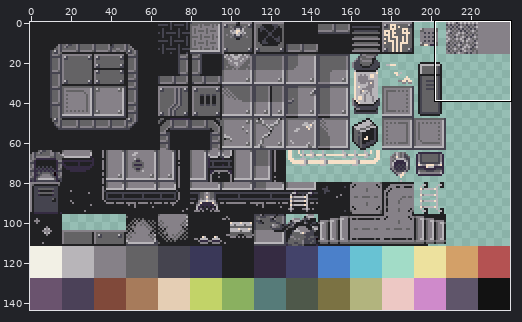
Two states of a sprite sheet, res/tiled/CosmicLilac_Tiles_greyscale.png. The picture above shows the old version from afar; the outline marks the close-up.
Close-up. Earlier state:
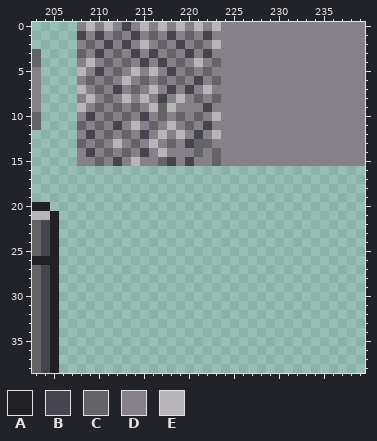
The file is 240x144 pixels. Colours within 5 levels of each other are drawn and written as one. Shown: x 203..239, y 0..38.
Palette (. is transparent): A #212123  B #45444f  C #646365  D #868188  E #b8b5b9
Pixels before, first column x 203:
 0 .....DEDEDBDEDEDEDEDEDDDDDDDDDDDDDDDD
 1 .....BDBDCDBDCDBDCDBDDDDDDDDDDDDDDDDD
 2 .....DCDBDBDEDCDBDCDEDDDDDDDDDDDDDDDD
 3 C....CDBDCDBDBDCDBDBDDDDDDDDDDDDDDDDD
 4 C....DEDCDCDBDBDCDEDCDDDDDDDDDDDDDDDD
 5 D....EDBDCDEDEDBDCDCDDDDDDDDDDDDDDDDD
 6 D....DCDCDEDCDCDCDBDCDDDDDDDDDDDDDDDD
 7 D....EDCDBDCDEDBDBDEDDDDDDDDDDDDDDDDD
 8 D....DEDCDEDEDBDEDCDCDDDDDDDDDDDDDDDD
 9 D....EDCDCDCDECEDDDBDDDDDDDDDDDDDDDDD
10 C....DBDCDCDBDCDCDCDEDDDDDDDDDDDDDDDD
11 C....CDCDBDEDCDEDCDBDDDDDDDDDDDDDDDDD
12 .....DBDCDCDBDEDEDBDEDDDDDDDDDDDDDDDD
13 .....CDCDEDCDEDCDBCCDDDDDDDDDDDDDDDDD
14 .....DBDCDCDBDEDDDCDCDDDDDDDDDDDDDDDD
15 .....DDCDBDEDDCBDBDDCDDDDDDDDDDDDDDDD
16 .....................................
17 .....................................
18 .....................................
19 .....................................
20 AA...................................
21 EEA..................................
22 CBA..................................
23 CBA..................................
24 CBA..................................
25 CBA..................................
26 AAA..................................
27 CBA..................................
28 CBA..................................
29 CBA..................................
30 CBA..................................
31 CBA..................................
32 CBA..................................
33 CBA..................................
34 CBA..................................
35 CBA..................................
36 CBA..................................
37 CBA..................................
38 CBA..................................
The same view after the edit:
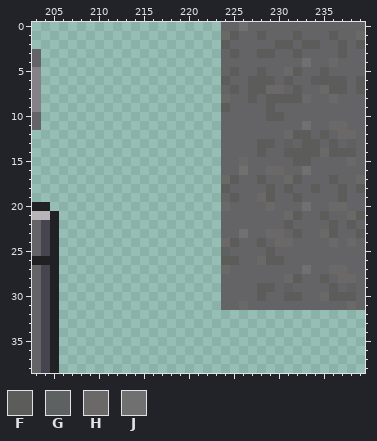
Colours new in this view: F #5c5c5b  G #5e6161  H #6a6968  J #6f706f
Changes in this commit:
Changed rows in their new state; - is an unchanged pixel.
first column x 208:
 0 ................CCJCCCCCCCCCCCCC
 1 ................HFCCFCCCFCCCFCCH
 2 ................FCCCCCFFCFFCCFCF
 3 ................CFCCFFCCFCCCCFCC
 4 ................CCCCCCCCCJCCHCCC
 5 ................CFCCFCCHFCCFCCCC
 6 ................FCCFFFCFCCFFFFCF
 7 ................CFCFFHHCFCCHFFCF
 8 ................HCCFCFFFFHCCHCCC
 9 ................FCCCCFCCCCCCCCCC
10 ................CCCCCFFCCCCCCCCC
11 ................CCCCCCCCCJCCHHCC
12 ................CCCCCCCHFFCFCHHC
13 ................CCCCFFCGCFFCFCGC
14 ................CCCCFCCFFFFHFFFC
15 ................CCHCCCCCFFCCCCHC
16 ----------------CCJCCHHCCJCCCCCC
17 ----------------HFCCFCCHFCCCFCCH
18 ----------------FCCCCFCFCCFCCFCF
19 ----------------CFCCHFCCFCCCCFCC
20 ----------------HCCCCHCCCJCCHHCC
21 ----------------CCCCCCCHFCCFCCHF
22 ----------------CCCCCCCFCCCCFCFC
23 ----------------CCJCCHHCFCCHFCCF
24 ----------------HFCCFCHHCCCCHCHC
25 ----------------GCCCCFCCCCCCCCCC
26 ----------------FFCCHFFCCCCCCCCC
27 ----------------HCCCCCCCCJCCHHCC
28 ----------------CCCCCCCHFCCFCHHC
29 ----------------CCCCFFCGCCCCFCGC
30 ----------------CCCCFCCFFCCHFFFC
31 ----------------CCHCCCCCCCCCCCHC
Changed places in both close-ups, as pixel boxes (x1, y1, x2, y2):
changed: (77, 22, 365, 310)
